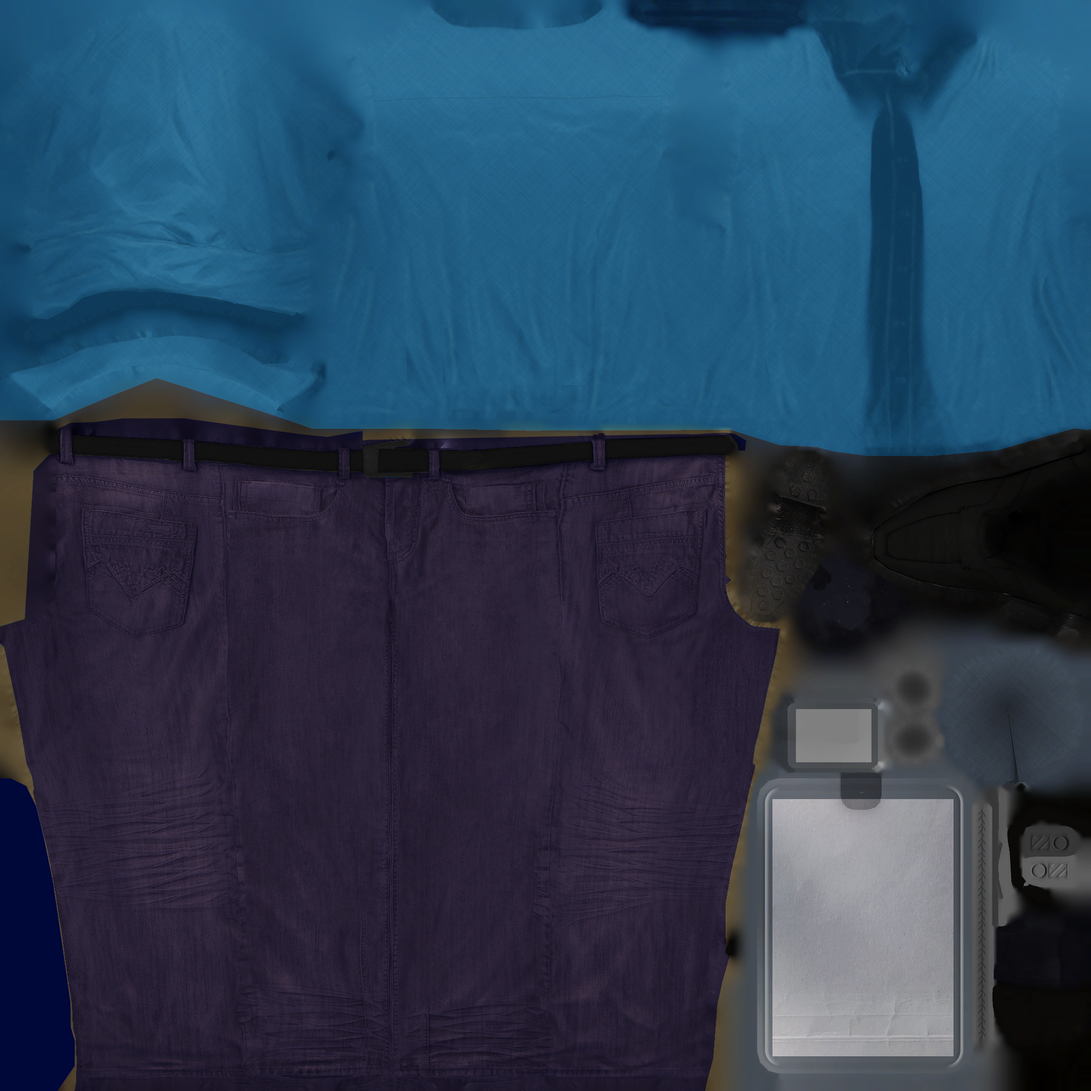
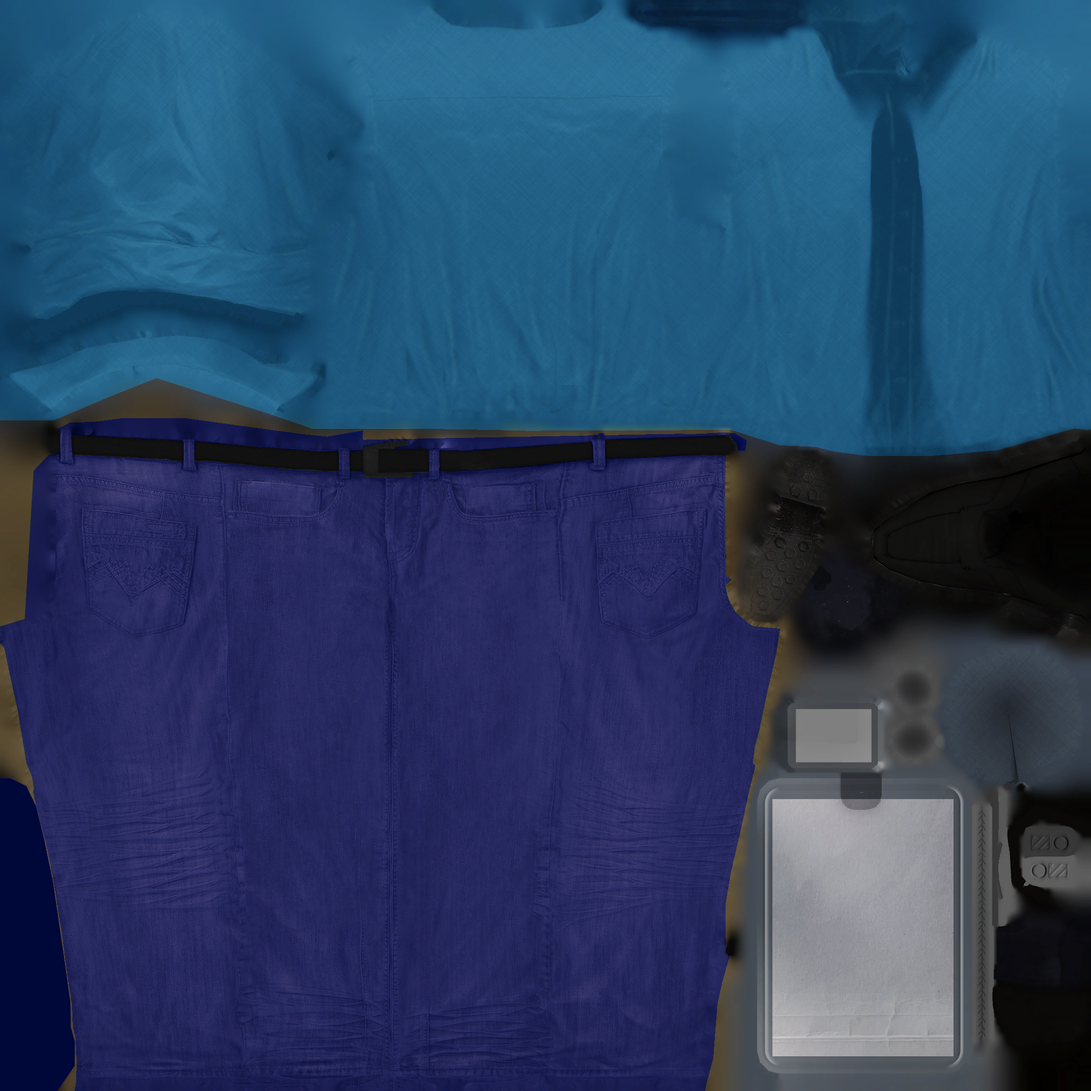
Comparing the layer stacks of the two w=1091, h=1091 images. Changes:
painted on "pants" over 0, 418, 781, 1091
